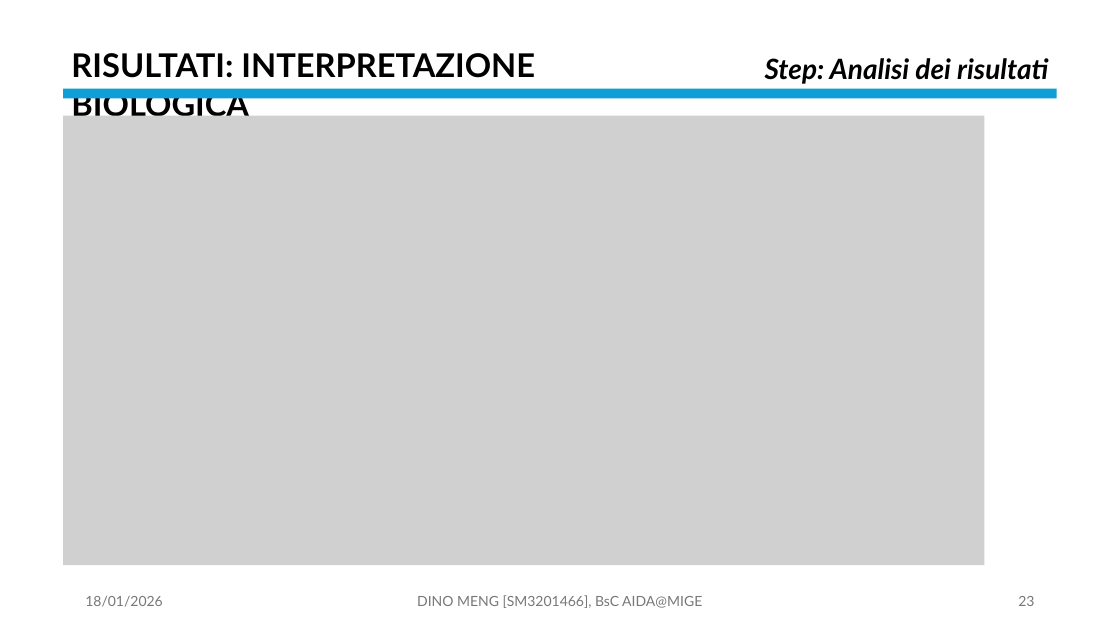
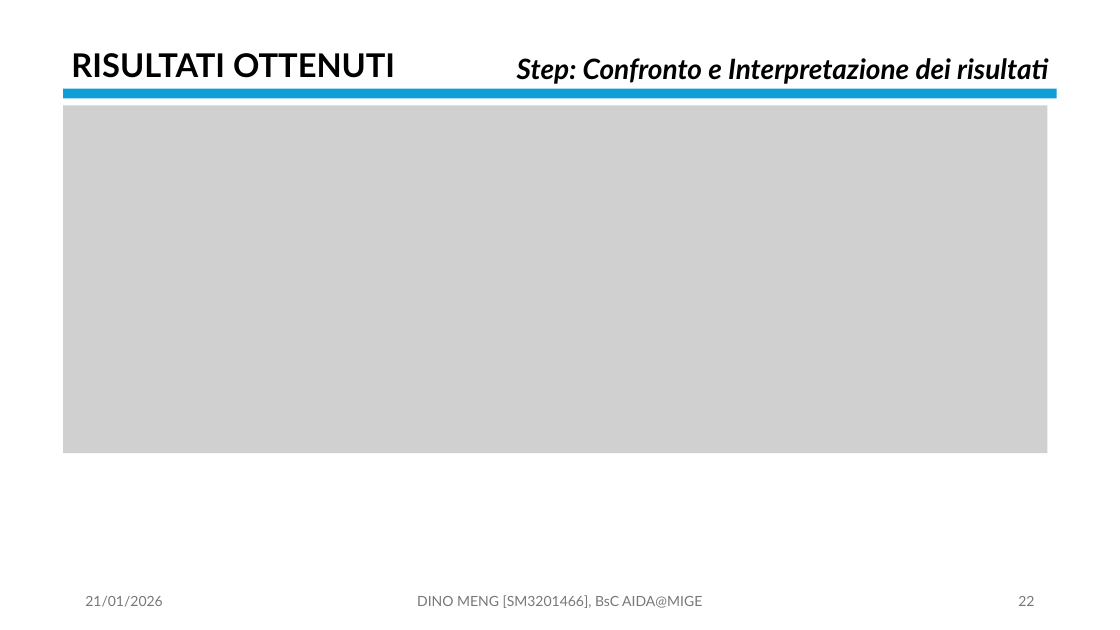
Before and after one commit to OdinMeng/AIDA-UNIVERSITY-NOTES-2025-2026, a slide deck: slide 22 of Complex Systems/project/PresentationPROJECTSM3201466.pptx (slide 23 before the commit). Drawn at 1120x630 pixels with LibreOffice and Linux fonts; fonts in the diff are those of the drawing; grey boxes stand for pictures. Boxes give left, top, right and bottom in pixels: in the first picture for what was removed or moved away, otherwise in the second. Text is boxed around its words. In the diff, an @@ line names an element or a change of style, - is before the commit and + after.

Commit message:
dispensa sistemi complessi: modificato la figure delle curve di livello di Lotka-Volterra, progetto sistemi complessi: slide pressoché finali

```diff
--- a/Complex Systems/project/PresentationPROJECTSM3201466.pptx
+++ b/Complex Systems/project/PresentationPROJECTSM3201466.pptx
@@ text at [71,53,395,78]: text changed @@
-RISULTATI: INTERPRETAZIONE BIOLOGICA
+RISULTATI OTTENUTI
@@ text at [517,58,1048,84]: text changed @@
-Step: Analisi dei risultati
+Step: Confronto e Interpretazione dei risultati
@@ picture: place and size @@
-picture at [63,116,985,565]
+picture at [63,105,1048,453]
@@ text at [85,596,162,607]: text changed @@
-18/01/2026
+21/01/2026
@@ page number at [1018,596,1034,606]: text changed @@
-23
+22
```
Also in this commit, not shown: 38 other slides changed, 1 slide added, 1 slide removed, 5 other files.
